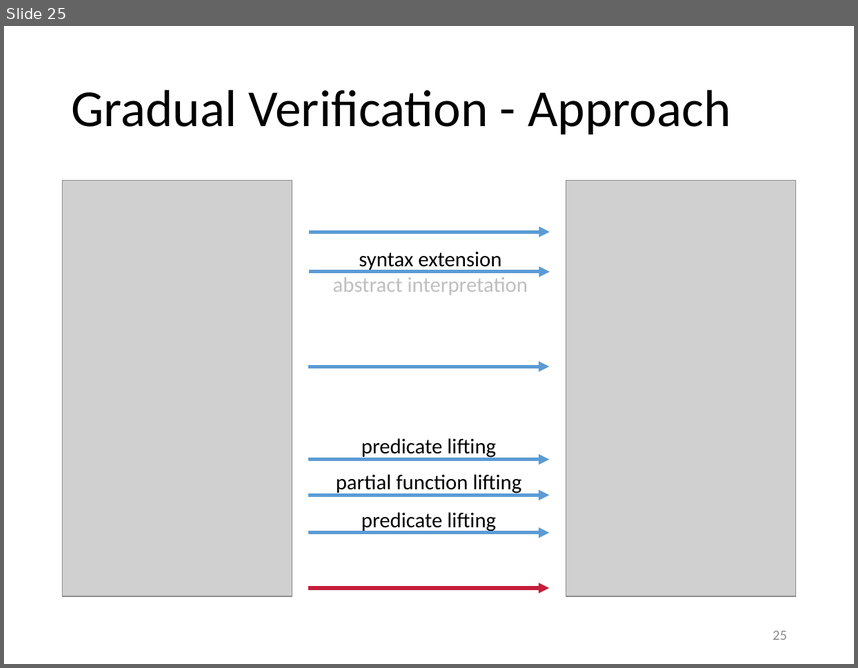
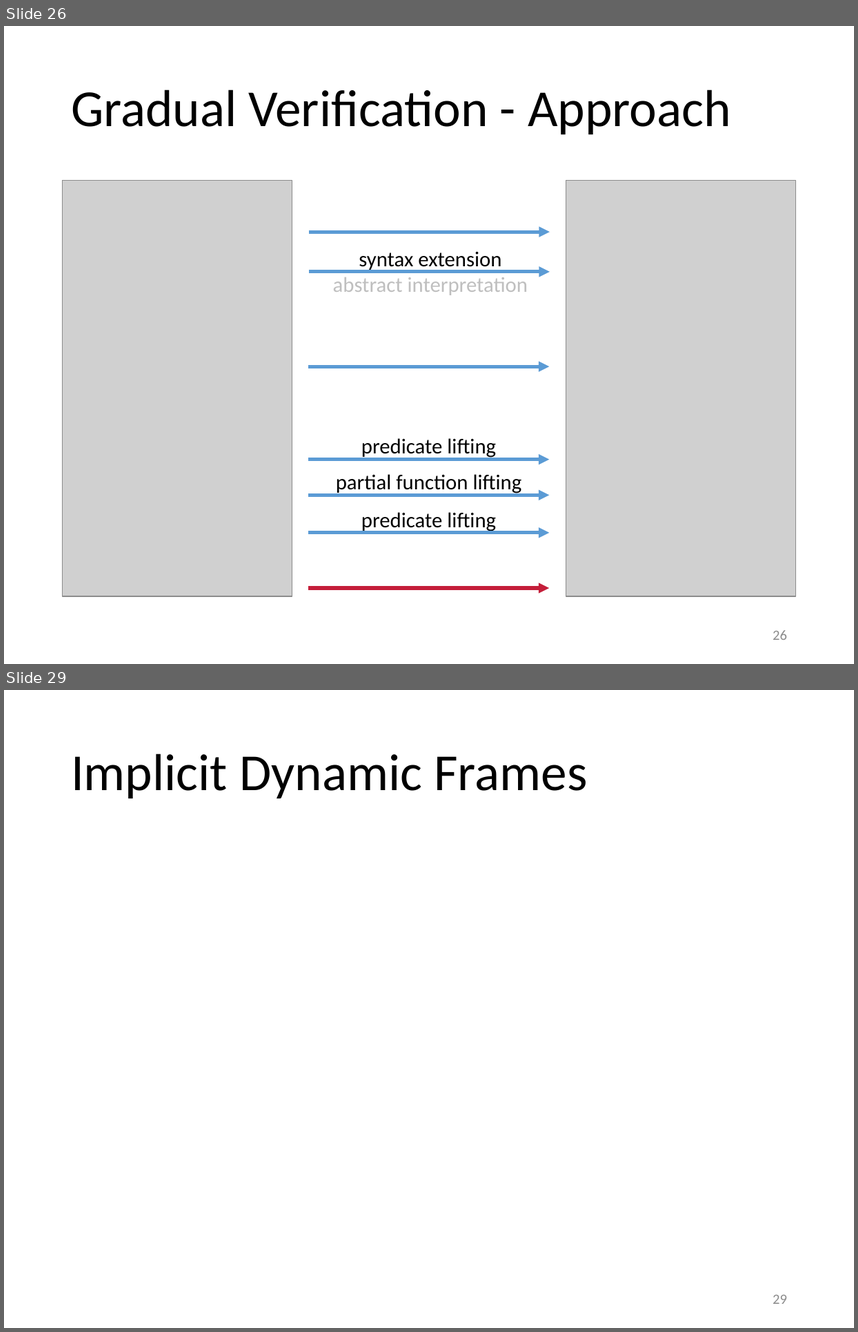
Before and after one commit to olydis/GradVerThesis, a slide deck: presentation/PLunch.pptm. Shown one above the other, each under a label of ours: slide 25 before the commit, slides 26 and 29 after it; the slides between them are not shown. The pictures are 858x668 and 858x1332 pixels, drawn with LibreOffice and Linux fonts; fonts in the diff are those of the drawing; grey boxes stand for pictures. Boxes give left, top, right and bottom in pixels: in the first picture for what was removed or moved away, otherwise in the second. Text is boxed around its words. In the diff, an @@ line names an element or a change of style, - is before the commit and + after.

```diff
--- a/presentation/PLunch.pptm
+++ b/presentation/PLunch.pptm
@@ slide 29 added at [4, 690, 854, 1328], background #FFFFFF @@
@@ title added at [71, 753, 587, 798], 44 pt, text #000000 @@
+Implicit Dynamic Frames
@@ page number added at [773, 1294, 787, 1303], 12 pt, text #8C8C8C @@
+29
@@ what was slide 25 is now slide 26 @@
@@ page number at [773, 630, 787, 639]: text changed @@
-25
+26
```
Also in this commit, not shown: 5 slides changed, 2 other slides added, 4 slides removed, 1 other file.
